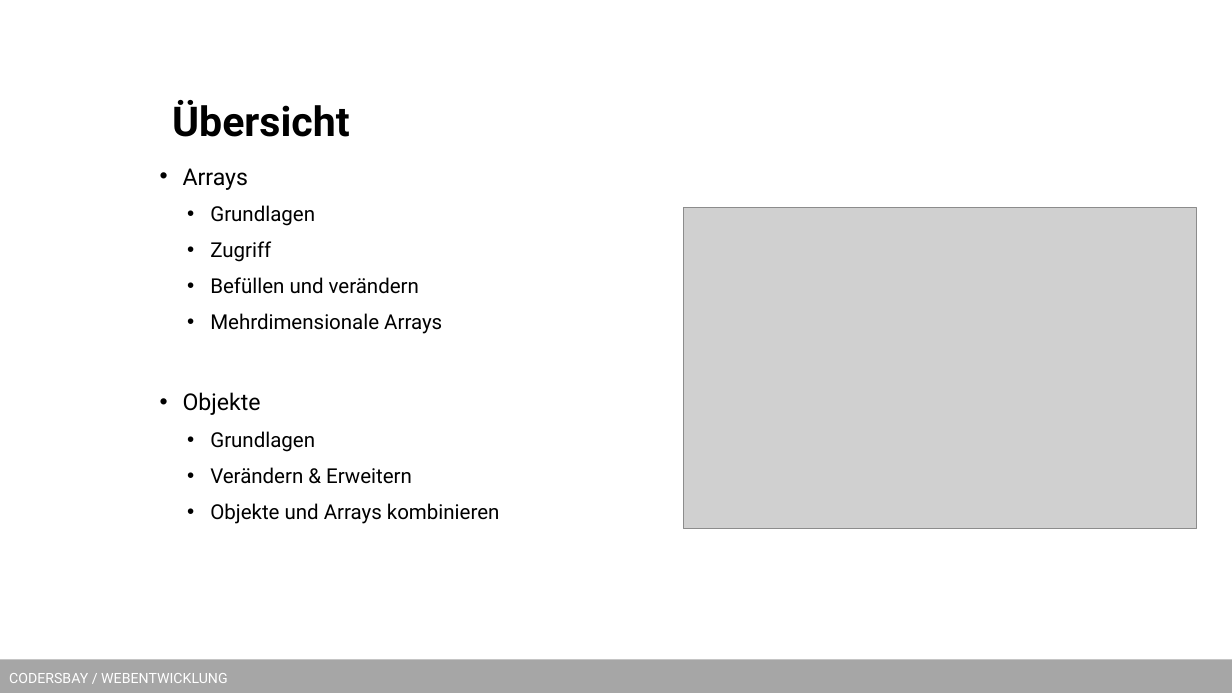
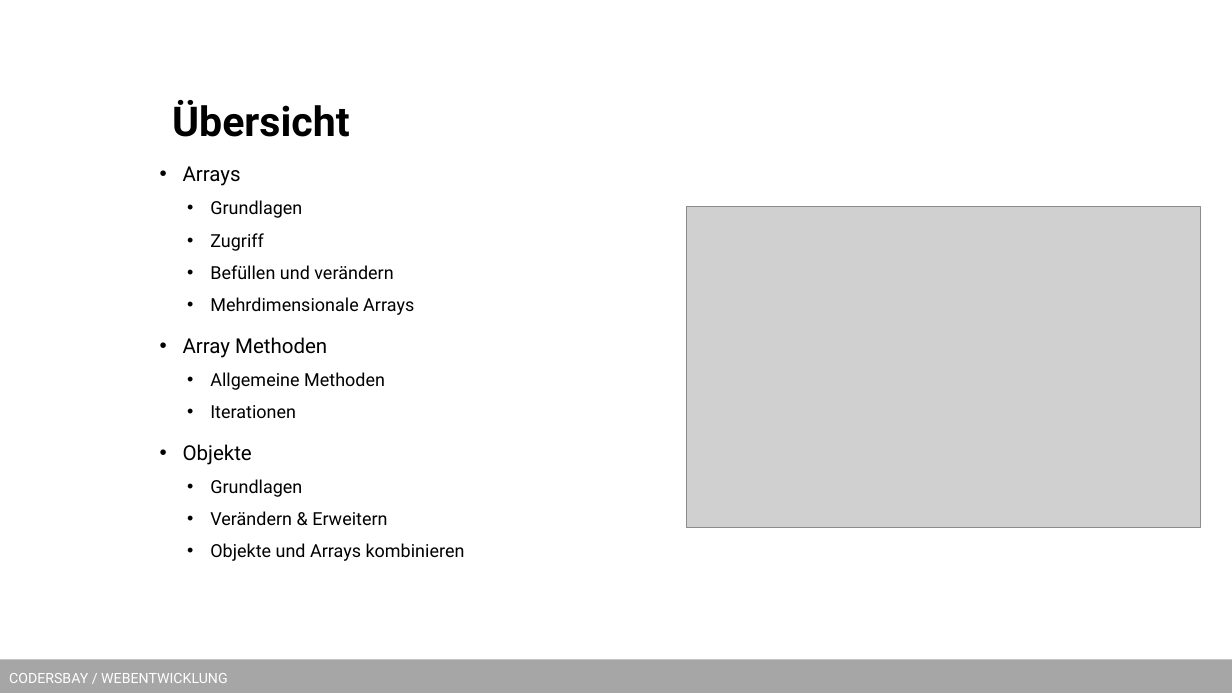
Before and after one commit to kodo89/Webentwicklung_23_24, a slide deck: slide 2 of 7. Javascript/Slides/JS Arrays und Objekte.pptx. Drawn at 1232x693 pixels with LibreOffice and Linux fonts; fonts in the diff are those of the drawing; grey boxes stand for pictures; background and template pictures are left out. Boxes give left, top, right and bottom in pixels: in the first picture for what was removed or moved away, otherwise in the second. Text is boxed around its words. In the diff, an @@ line names an element or a change of style, - is before the commit and + after.

```diff
--- a/7. Javascript/Slides/JS Arrays und Objekte.pptx
+++ b/7. Javascript/Slides/JS Arrays und Objekte.pptx
@@ text at bbox=[183, 166, 465, 561]: size 18 to 16 pt in "Arrays", "Objekte"; size 16 to 14 pt in "Grundlagen", "Zugriff", "Befüllen und verändern", "Mehrdimensionale Arrays" and 3 more places @@
@@ picture: place and size @@
-picture at bbox=[683, 208, 1197, 529]
+picture at bbox=[687, 206, 1201, 527]
@@ text at bbox=[183, 337, 385, 418]: paragraphs added @@
+• Array Methoden
+  • Allgemeine Methoden
+  • Iterationen
```
Also in this commit, not shown: 1 other slide changed, 5 slides added, 26 other files.
